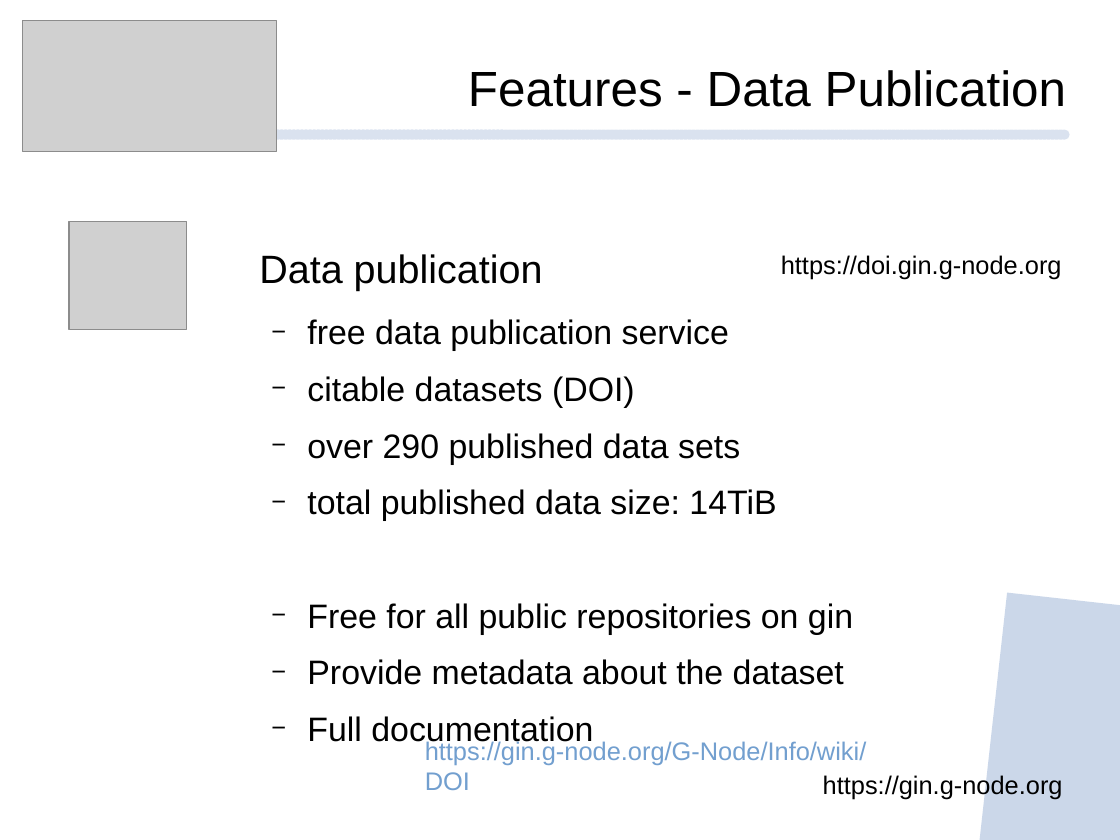
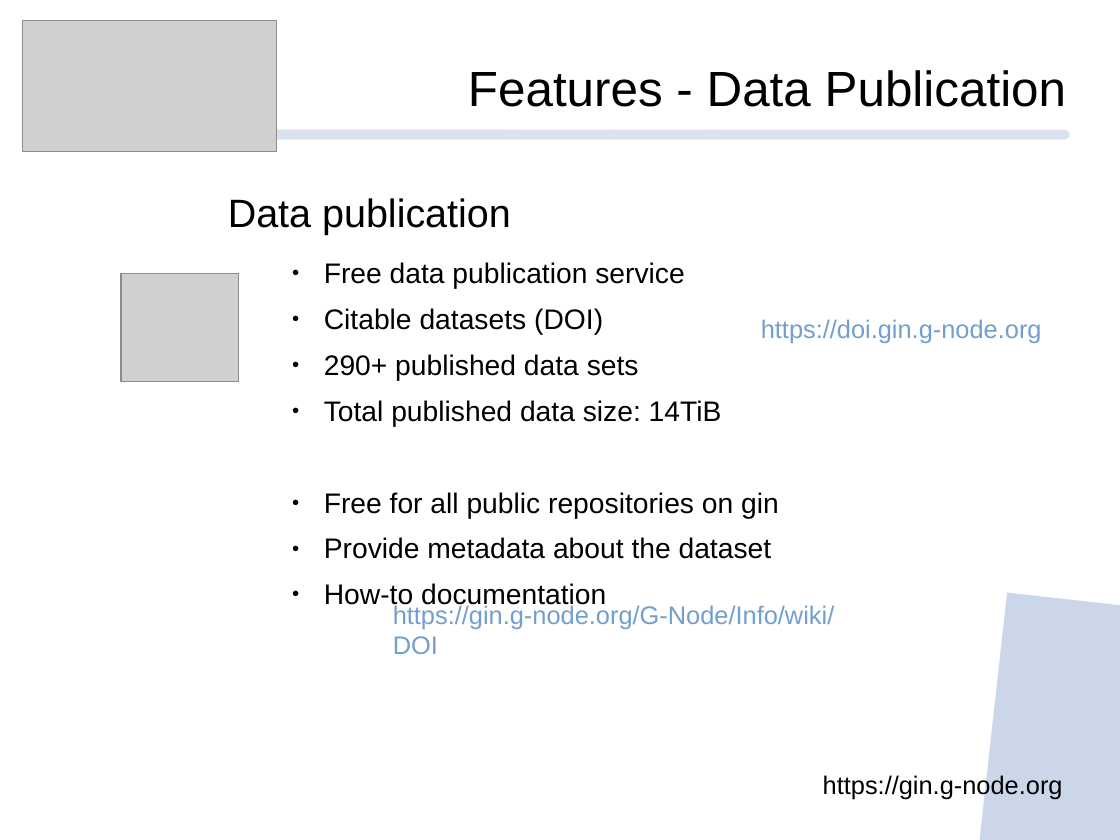
Before and after one commit to mpsonntag/prespost, a slide deck: slide 11 of 202209_INCF_online/202209_INCF_Online_GIN.odp. Drawn at 1120x840 pixels with LibreOffice and Linux fonts; fonts in the diff are those of the drawing; grey boxes stand for pictures; background and template pictures are left out. Boxes give left, top, right and bottom in pixels: in the first picture for what was removed or moved away, otherwise in the second. Text is boxed around its words. In the diff, an @@ line names an element or a change of style, - is before the commit and + after.

```diff
--- a/202209_INCF_online/202209_INCF_Online_GIN.odp
+++ b/202209_INCF_online/202209_INCF_Online_GIN.odp
@@ text "Data publication": place and size @@
-text "Data publication" at <box>259,254,853,748</box>
+text "Data publication" at <box>228,198,779,610</box>
@@ text at <box>324,262,722,427</box>: text changed; size 24 to 20 pt @@
-  − free data publication service
-  − citable datasets (DOI)
-  − over 290 published data sets
-  − total published data size: 14TiB
+    ● Free data publication service
+    ● Citable datasets (DOI)
+    ● 290+ published data sets
+    ● Total published data size: 14TiB
@@ picture: place and size @@
-picture at <box>69,222,187,329</box>
+picture at <box>121,273,239,381</box>
@@ text "https://doi.gin.g-node.org": place and size @@
-text "https://doi.gin.g-node.org" at <box>781,255,1062,279</box>
+text "https://doi.gin.g-node.org" at <box>761,319,1042,343</box>
@@ text "https://doi.gin.g-node.org" at <box>761,319,1042,343</box>: text colour #000000 to #729FCF @@
@@ text at <box>324,492,779,559</box>: size 24 to 20 pt in "Free for all public repositories on gin", "Provide metadata about the dataset"; bullet − to ●; list level 2 to 3 in "Free for all public repositories ..."; list level 2 to 3 in "Provide metadata about the dataset" @@
@@ text at <box>324,583,606,610</box>: text changed; size 24 to 20 pt @@
-  − Full documentation
+    ● How-to documentation
@@ text "https://gin.g-node.org/G-Node/Info/wiki/DOI": place and size @@
-text "https://gin.g-node.org/G-Node/Info/wiki/DOI" at <box>425,739,867,790</box>
+text "https://gin.g-node.org/G-Node/Info/wiki/DOI" at <box>393,603,835,654</box>
```
Also in this commit, not shown: 7 other slides changed.
